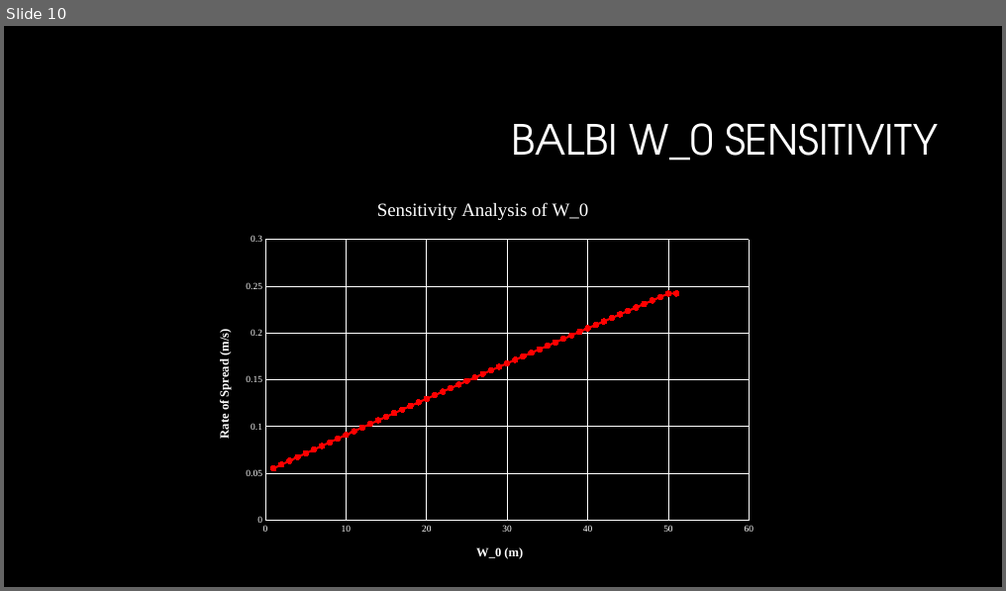
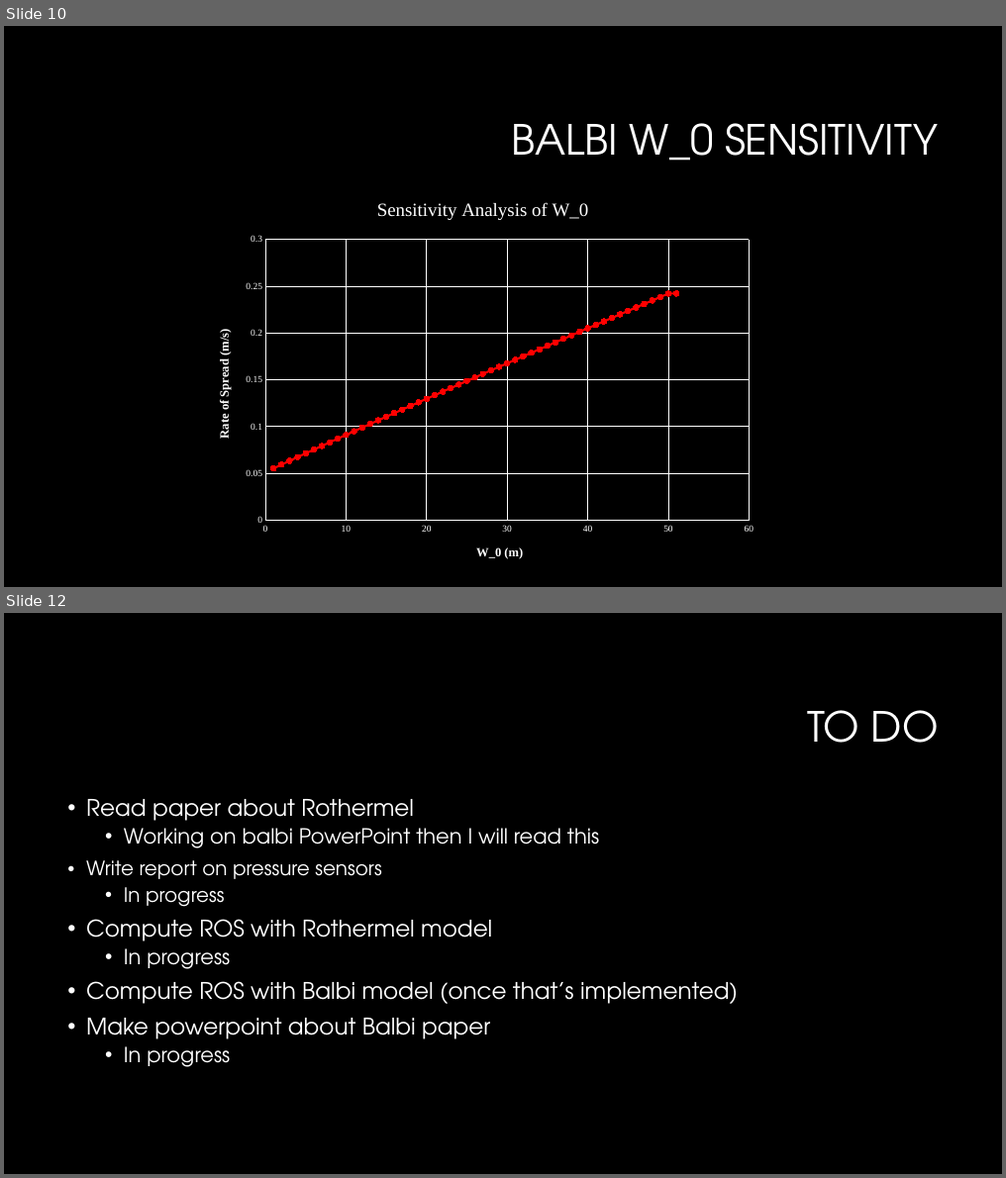
Before and after one commit to Jeremy-Benik/Meeting_Notes, a slide deck: weekly_meetings/09092022_Presentation.pptx. Shown one above the other, each under a label of ours: slide 10 before the commit, slides 10 and 12 after it; the slides between them are not shown. The pictures are 1006x591 and 1006x1178 pixels, drawn with LibreOffice and Linux fonts; fonts in the diff are those of the drawing; background and template pictures are left out. Boxes give left, top, right and bottom in pixels: in the first picture for what was removed or moved away, otherwise in the second. Text is boxed around its words. In the diff, an @@ line names an element or a change of style, - is before the commit and + after.

```diff
--- a/weekly_meetings/09092022_Presentation.pptx
+++ b/weekly_meetings/09092022_Presentation.pptx
@@ slide 12 added at bbox=[4, 613, 1002, 1174], background #000000 @@
@@ title added at bbox=[808, 710, 939, 743], 40 pt, text #FFFFFF @@
+TO DO
@@ text added at bbox=[86, 799, 738, 1067], 22 pt, text #FFFFFF @@
+• Read paper about Rothermel
+  • Working on balbi PowerPoint then I will read this
+• Write report on pressure sensors
+  • In progress
+• Compute ROS with Rothermel model
+  • In progress
+• Compute ROS with Balbi model (once that’s implemented)
+• Make powerpoint about Balbi paper
+  • In progress
```
Also in this commit, not shown: 1 slide changed, 1 other slide added, 1 other file.
